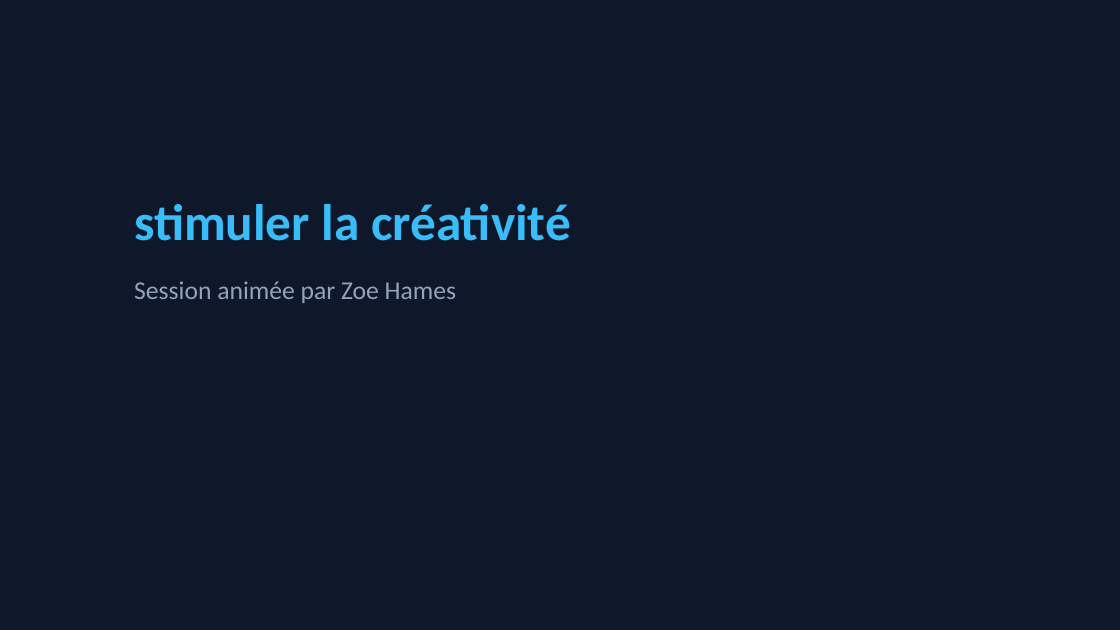
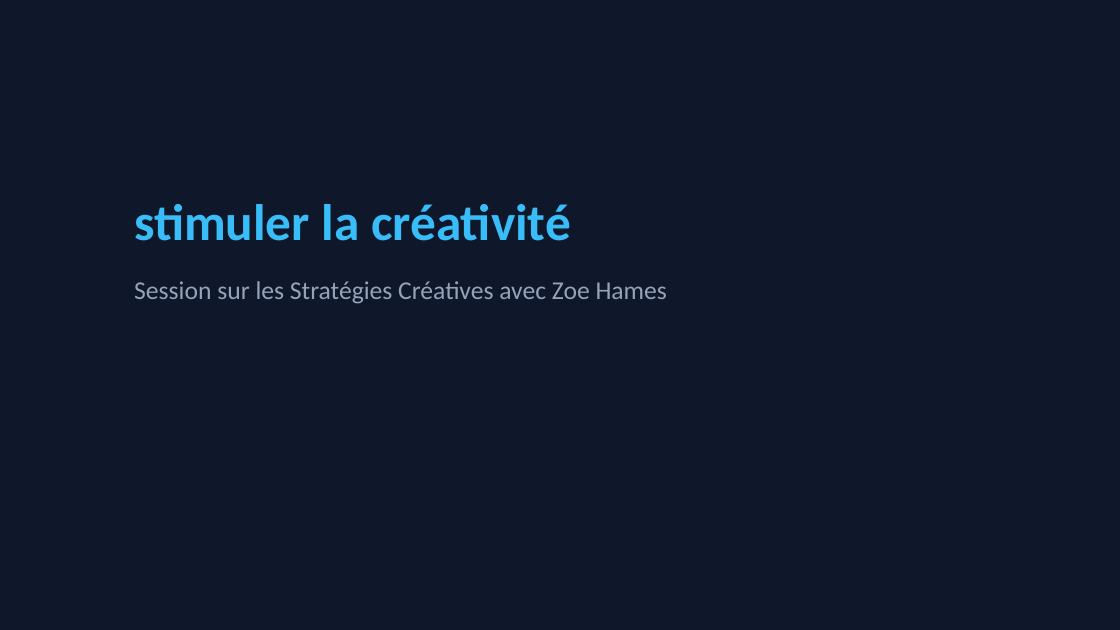
Before and after one commit to caroheymes/video-2-powerpoint-and-more, a slide deck: slide 1 of demo/output/presentation.pptx. Drawn at 1120x630 pixels with LibreOffice and Linux fonts; fonts in the diff are those of the drawing. Boxes give left, top, right and bottom in pixels: in the first picture for what was removed or moved away, otherwise in the second. Text is boxed around its words. In the diff, an @@ line names an element or a change of style, - is before the commit and + after.

```diff
--- a/demo/output/presentation.pptx
+++ b/demo/output/presentation.pptx
@@ text at [134,281,667,304]: text changed @@
-Session animée par Zoe Hames
+Session sur les Stratégies Créatives avec Zoe Hames
```
Also in this commit, not shown: 9 other slides changed, 18 other files.
